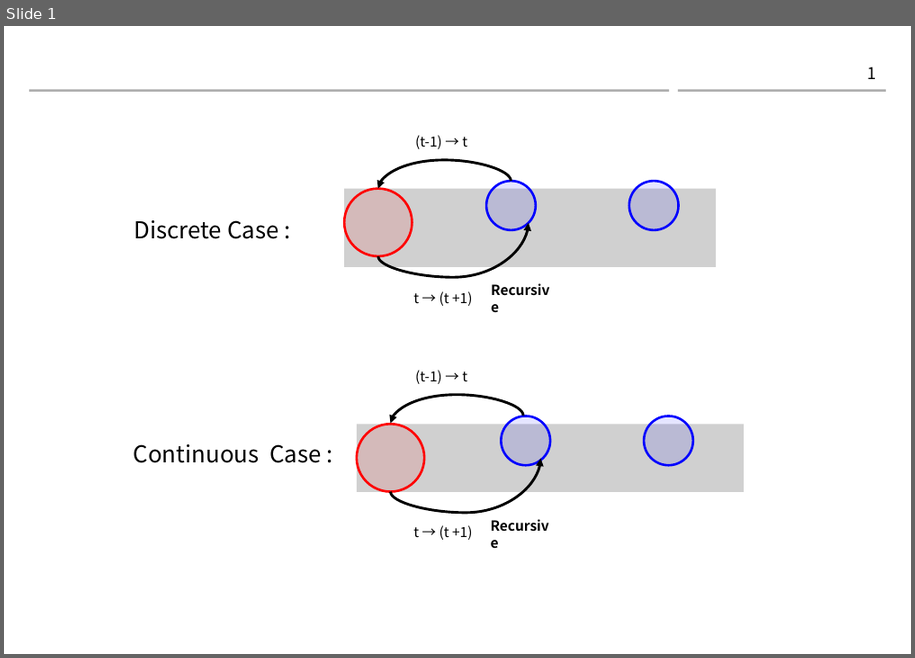
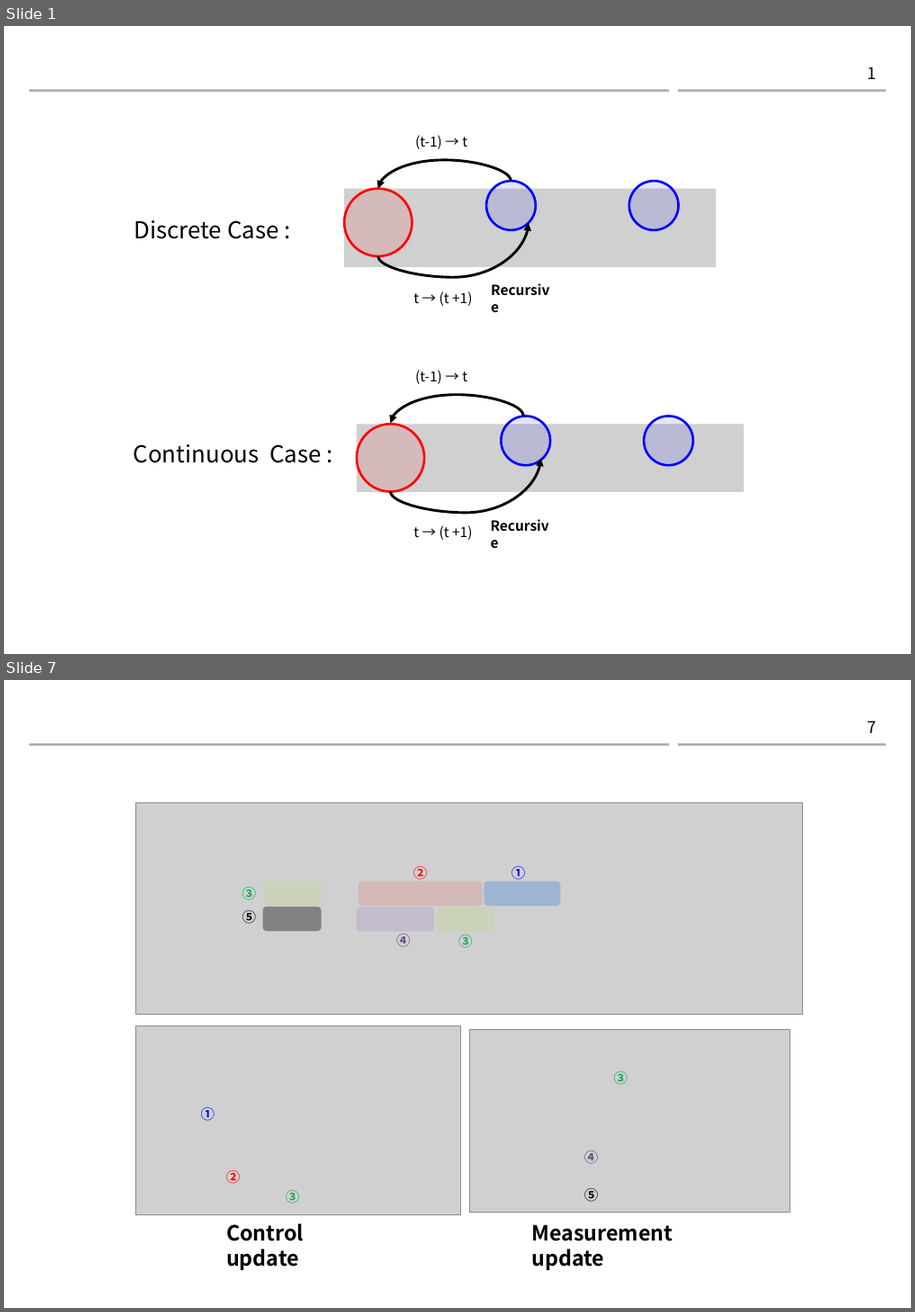
Before and after one commit to gaussian37/gaussian37.github.io, a slide deck: assets/img/autodrive/ose/bayes_filter/bayes_filter.pptx. Shown one above the other, each under a label of ours: slide 1 before the commit, slides 1 and 7 after it; the slides between them are not shown. The pictures are 915x658 and 915x1312 pixels, drawn with LibreOffice and Linux fonts; fonts in the diff are those of the drawing; grey boxes stand for pictures; background and template pictures are left out. Boxes give left, top, right and bottom in pixels: in the first picture for what was removed or moved away, otherwise in the second. Text is boxed around its words. In the diff, an @@ line names an element or a change of style, - is before the commit and + after.

```diff
--- a/assets/img/autodrive/ose/bayes_filter/bayes_filter.pptx
+++ b/assets/img/autodrive/ose/bayes_filter/bayes_filter.pptx
@@ slide 7 added at [4, 680, 911, 1308], background #FFFFFF; not listed: 2 template elements that a slide beside it also shows @@
@@ page number added at [868, 720, 877, 733], 14 pt, text #000000 @@
+7
@@ group added at [135, 803, 803, 1270]: 14 texts, 6 rounded rectangles, 3 pictures @@
+Control update
+Measurement update
+①
+②
+③
+④
+⑤
+①
+②
+③
+③
+③
+④
+⑤
```
Also in this commit, not shown: 7 other slides added, 1 other file.
